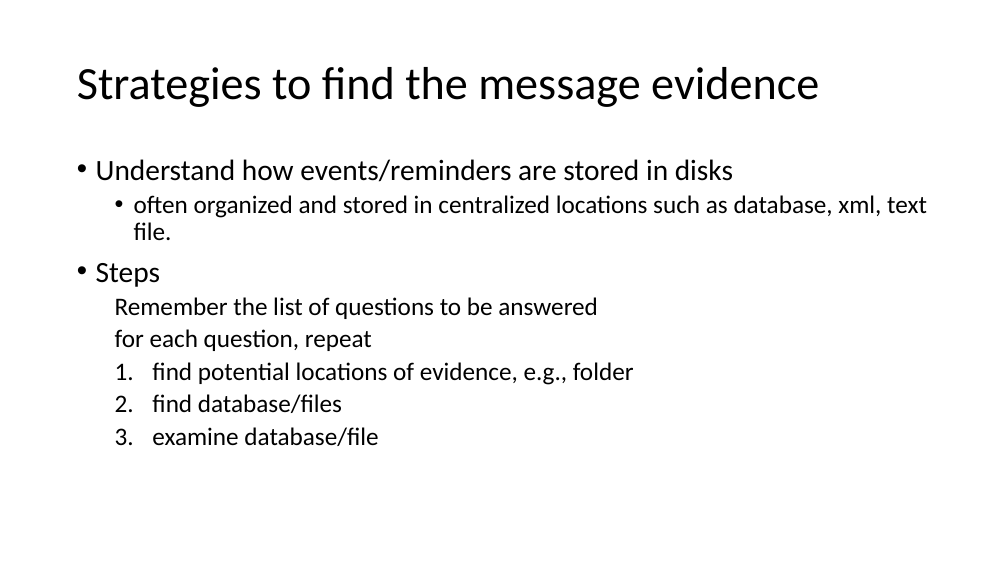
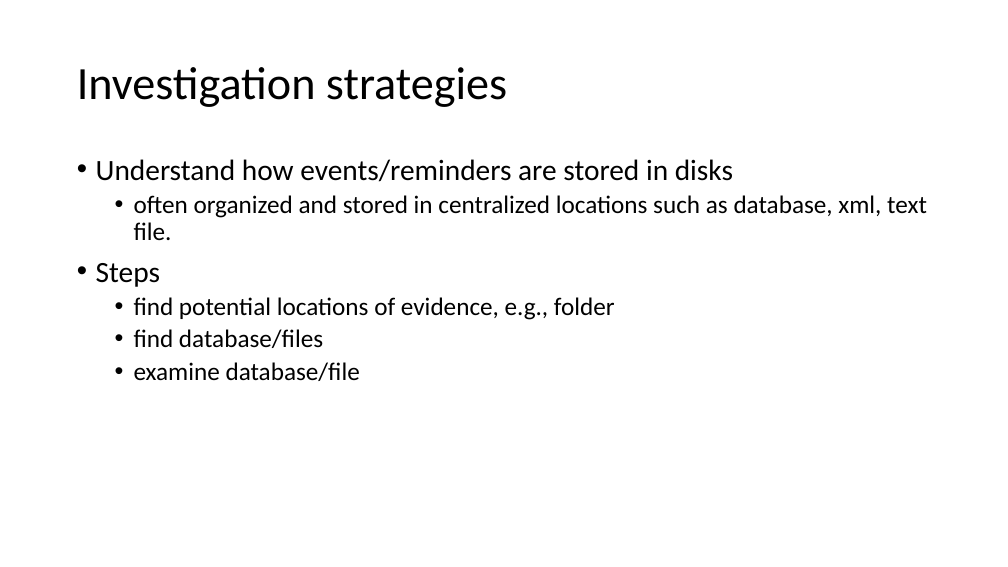
Before and after one commit to frankwxu/digital-forensics-lab, a slide deck: slide 8 of Android10/5_1_3_AOSP_App_Investigations_Calendar.pptx (slide 6 before the commit). Drawn at 1008x567 pixels with LibreOffice and Linux fonts; fonts in the diff are those of the drawing; background and template pictures are left out. Boxes give left, top, right and bottom in pixels: in the first picture for what was removed or moved away, otherwise in the second. Text is boxed around its words. In the diff, an @@ line names an element or a change of style, - is before the commit and + after.

Commit message:
revise Android 10 3rd party app investigation

```diff
--- a/Android10/5_1_3_AOSP_App_Investigations_Calendar.pptx
+++ b/Android10/5_1_3_AOSP_App_Investigations_Calendar.pptx
@@ text at bbox=[77, 67, 507, 107]: text changed @@
-Strategies to find the message evidence
+Investigation strategies
@@ text at bbox=[115, 297, 598, 351]: paragraphs removed @@
-  Remember the list of questions to be answered
-  for each question, repeat
@@ text at bbox=[134, 297, 615, 381]: bullet 1. to • @@
```
Also in this commit, not shown: 4 other slides changed, 4 slides added, 3 slides removed.
